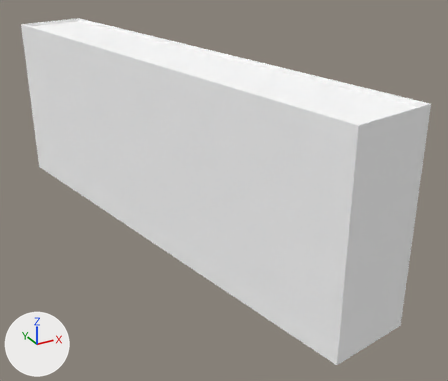
Before and after pictures for a commit that changed the glTF model cities/arlov-borggatan/pack/tiles/c-1_-6.glb.
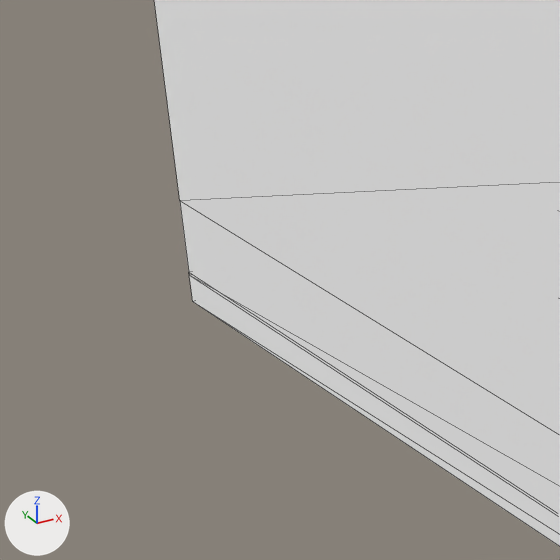
The first picture shows the older version from a 50 mm lens placed at (-51.2, -434.1, 58.8), pointed at (-1.7, -344.1, 13.8). The close-ups show the older and then the newer version on the part from 0% to 25% of the width and 28% to 58% of the height of that picture. Only the edits that show in the close-ups are written down. Every picture has the same lights, and +X, +Y and +Z are marked at lower left. The close-ups show mesh edges as thin lines. Where no turn or scale is listed for an object, it has been applied to the vertices.

The scene before the commit, as lines of its bpy script (objects in view):
```python
me_sm_building_w89605818 = bpy.data.meshes.new('SM_Building_w89605818')
me_sm_building_w89605818.from_pydata(...)  # 32 vertices, 50 faces; spans x -15.5..15.5, y -47.3..47.3, z -16.7..16.7
# faces by material slot: [8, 8, 16, 10, 8]
me_sm_building_w89605818.materials.append(mat_m_wall_brick_yellow_upper)  # white #ffffff
me_sm_building_w89605818.materials.append(mat_m_wall_brick_yellow_ground)  # white #ffffff
me_sm_building_w89605818.materials.append(mat_m_wall_brick_yellow_blank)  # white #ffffff
me_sm_building_w89605818.materials.append(mat_m_roof_flat_gravel)  # white #ffffff
me_sm_building_w89605818.materials.append(mat_m_concrete)  # white #ffffff
ob_sm_building_w89605818 = bpy.data.objects.new('SM_Building_w89605818', me_sm_building_w89605818)
ob_sm_building_w89605818.location = (-7.63, -335.7, 20.84)
```
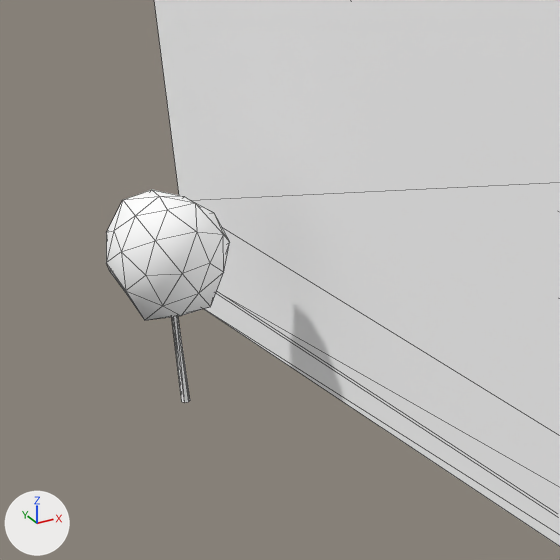
The newer file is also turned or shifted as a whole; pictures and numbers use the older file's frame.

Location of each change, (x1, y1, x2, y2) in pixels of the close-ups (560 x 560 px):
'SM_Trees_-1_-6', added
    after: (106, 190, 230, 403)
    faces in mat_m_leaf (white #ffffff): (106, 190, 230, 320)
    faces in mat_m_bark_wood (white #ffffff): (172, 316, 190, 403)

Diff of the bpy script that builds the scene:
```diff
--- a/cities/arlov-borggatan/pack/tiles/c-1_-6.glb.py
+++ b/cities/arlov-borggatan/pack/tiles/c-1_-6.glb.py
@@ mat_m_bark_wood @@
+mat_m_bark_wood = principled_material('M_Bark_Wood')
+mat_m_bark_wood.base_color = (1.0, 1.0, 1.0)  # white #ffffff
+mat_m_bark_wood.roughness = 0.953
@@ mat_m_leaf @@
+mat_m_leaf = principled_material('M_Leaf')
+mat_m_leaf.base_color = (1.0, 1.0, 1.0)  # white #ffffff
+mat_m_leaf.roughness = 0.902
@@ me_sm_trees__1__6 @@
+me_sm_trees__1__6.from_pydata(...)  # 138 vertices, 252 faces; spans x -2.68..2.68, y -2.89..2.89, z -4.86..4.86
+# faces by material slot: [12, 240]
+me_sm_trees__1__6.materials.append(mat_m_bark_wood)  # white #ffffff
+me_sm_trees__1__6.materials.append(mat_m_leaf)  # white #ffffff
@@ ob_sm_trees__1__6 @@
+ob_sm_trees__1__6 = bpy.data.objects.new('SM_Trees_-1_-6', me_sm_trees__1__6)
+ob_sm_trees__1__6.location = (-26.4, -303.86, 9.28)
```
